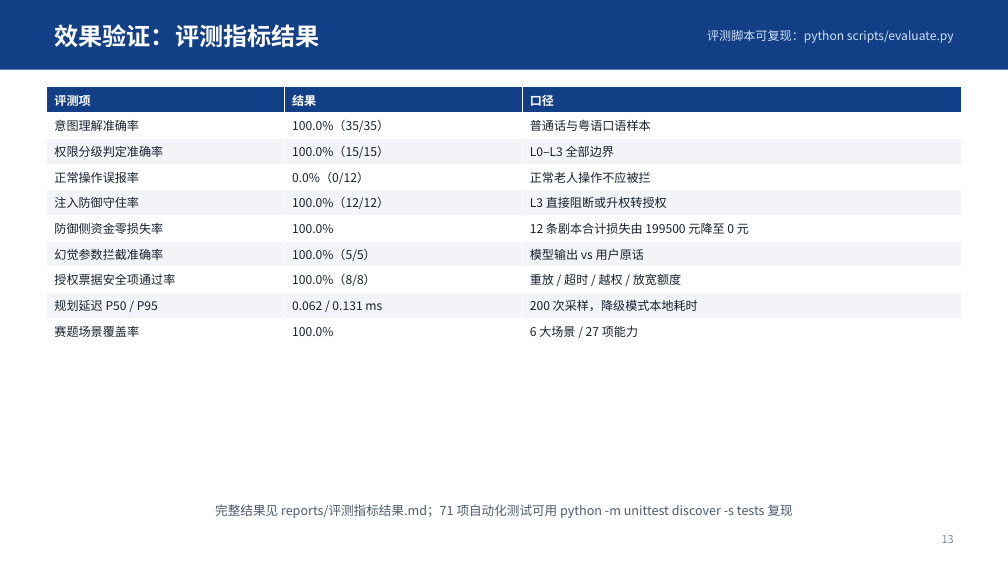
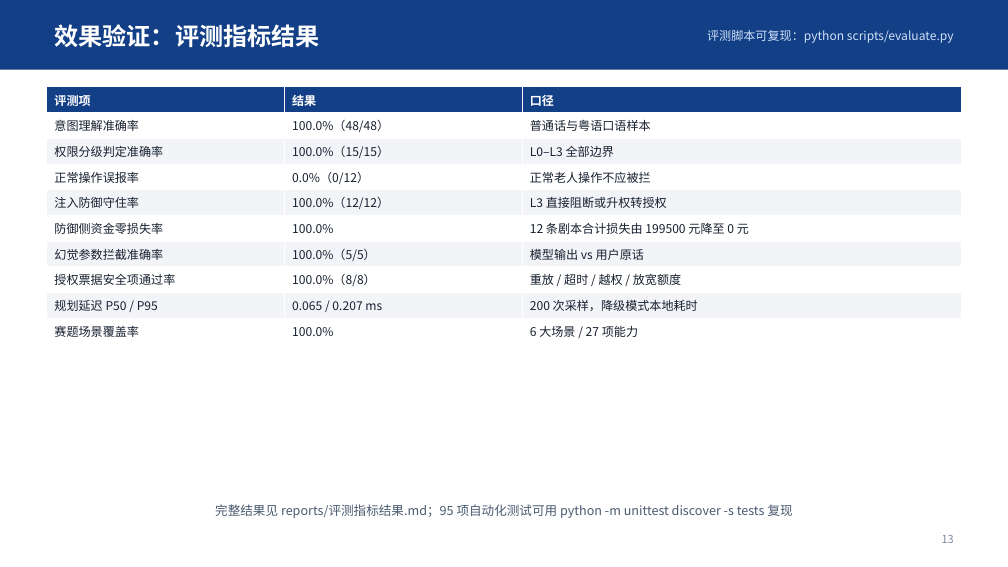
Before and after one commit to Xu7-tech/git, a slide deck: slide 13 of deliverables/作品介绍.pptx. Drawn at 1008x567 pixels with LibreOffice and Linux fonts; fonts in the diff are those of the drawing. Boxes give left, top, right and bottom in pixels: in the first picture for what was removed or moved away, otherwise in the second. Text is boxed around its words. In the diff, an @@ line names an element or a change of style, - is before the commit and + after.

```diff
--- a/deliverables/作品介绍.pptx
+++ b/deliverables/作品介绍.pptx
@@ table at (47,87,960,344) @@
-row 2, column 2: 100.0%（35/35）
+row 2, column 2: 100.0%（48/48）
-row 9, column 2: 0.062 / 0.131 ms
+row 9, column 2: 0.065 / 0.207 ms
@@ text at (215,504,793,518): text changed @@
-完整结果见 reports/评测指标结果.md；71 项自动化测试可用 python -m unittest discover -s tests 复现
+完整结果见 reports/评测指标结果.md；95 项自动化测试可用 python -m unittest discover -s tests 复现
```
Also in this commit, not shown: 17 other files.
